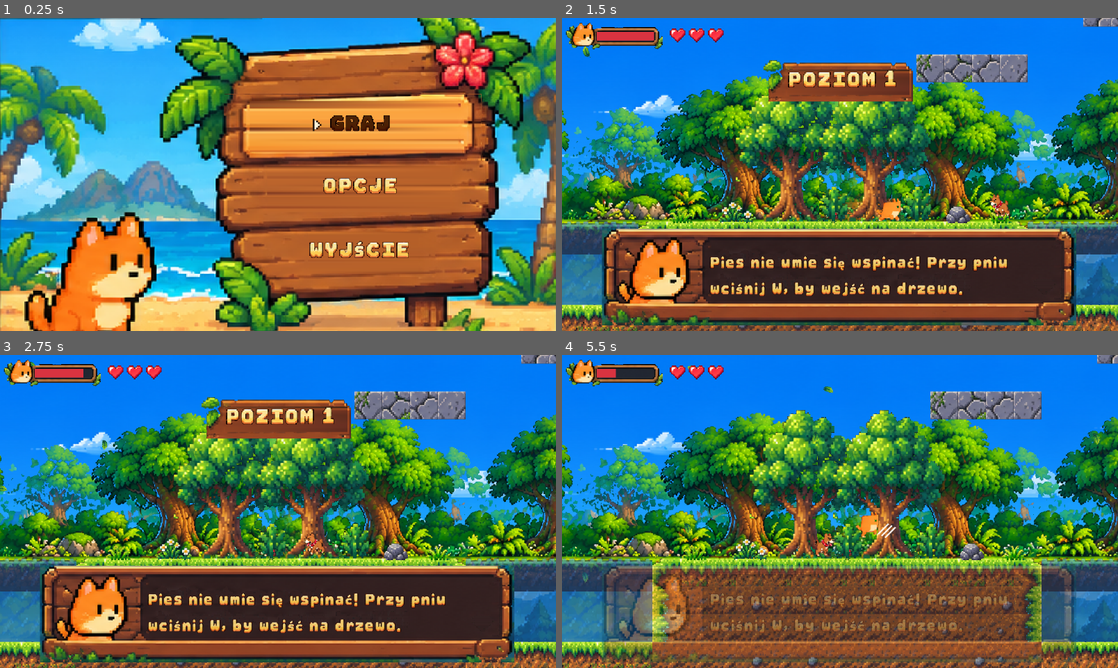
Above: before the commit, frames 1-4 (two rows, left to right).
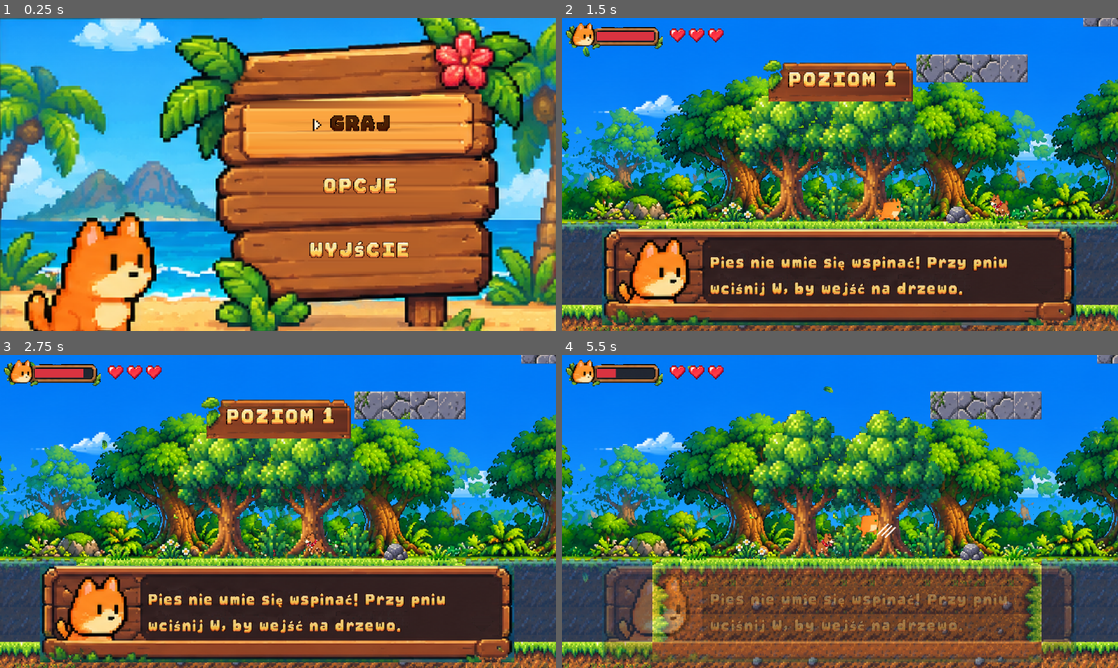
Above: after the commit, the same moments.

Repository: leksa-dev/cat-platformer
Game: Godot game, scene res://scenes/ui/main_menu.tscn
Two runs of this game, one before a commit and one after it. Both use one fixed random seed, a clock stepped at 60 frames per second and the inputs below.
Inputs:
- Up to frame 1 (0.25 s): no input
- Up to frame 2 (1.5 s): tap Enter (ui_accept) at 0.5 s; hold J (attack) 0.53-1.28 s; hold D (right) from 0.53 s (still down); tap Space (jump) at 0.77 s; tap Shift (dash) at 1.35 s
- Up to frame 3 (2.75 s): tap Space (jump) at 1.52 s; release D (right) at 2.03 s; hold A (left) from 2.03 s (still down); tap K (fart) at 2.1 s
- Up to frame 4 (5.5 s): release A (left) at 2.78 s; hold D (right) 2.78-4.28 s; tap X at 2.85 s; tap Space (jump) at 3.02, 3.77, 4.52 s; tap C at 3.6 s; hold A (left) 4.28-5.03 s; tap P at 4.35 s; hold D (right) from 5.03 s (still down); hold J (attack) from 5.03 s (still down)

The runs differ from the first frame. In frame 1, 1.6% of the frame differs, in the area x 40-87%, y 24-46%; in frame 2, 2.4%; in frame 3, 2.4%; in frame 4, 4.9%, in the area x 0-100%, y 71-92%.

Commit message:
Dark earth backdrop under ground level so pits don't show the parallax layers
Co-Authored-By: Claude Opus 5.5 <noreply@anthropic.com>
Claude-Session: https://claude.ai/code/session_011nTXPMpz8sabEPGxZfve52

Diff:
--- a/scenes/level/level.gd
+++ b/scenes/level/level.gd
@@ -5,6 +5,8 @@
 
 @export var background_scroll := 0.2  # background moves slower than the level -> depth
 @export var music := "forest"  # assets/game/audio/music_<name>.wav
+@export var backdrop: Texture2D  # dark earth tiled below backdrop_top, so pits don't show the sky/forest layers
+@export var backdrop_top := 236.0
 
 var _death_y := 0.0
 var _bg_time := 0.0
@@ -24,12 +26,27 @@
 	cam.limit_bottom = int(rect.end.y * tile.y)
 	_death_y = cam.limit_bottom + 32
 	_add_edge_walls(cam.limit_left, cam.limit_right)
+	if backdrop:
+		_add_backdrop(cam.limit_left, cam.limit_right, _death_y)
 	_bg_base_y = cam.limit_bottom - get_viewport().get_visible_rect().size.y / 2
 	for layer in $Background.get_children():
 		layer.set_meta("y0", layer.position.y)
 	cat.position = $Spawn.position if Game.checkpoint == Vector2.INF else Game.checkpoint
 	Game.play_music(music)
 	cam.reset_smoothing()  # otherwise the camera glides in from the map origin after every respawn
+
+
+func _add_backdrop(left: float, right: float, bottom: float) -> void:
+	var sprite := Sprite2D.new()
+	sprite.texture = backdrop
+	sprite.centered = false
+	sprite.scale = Vector2.ONE / 3  # 48 px tile texture drawn at 16
+	sprite.texture_repeat = CanvasItem.TEXTURE_REPEAT_ENABLED
+	sprite.region_enabled = true
+	sprite.region_rect = Rect2(0, 0, (right - left) * 3, (bottom - backdrop_top) * 3)
+	sprite.position = Vector2(left, backdrop_top)
+	add_child(sprite)
+	move_child(sprite, ground.get_index())  # behind the tiles, in front of the parallax layers
 
 
 # invisible walls at the map's left/right edges, so the cat can't walk or swim off the map
--- a/scenes/level/level_01.tscn
+++ b/scenes/level/level_01.tscn
@@ -1,5 +1,6 @@
 [gd_scene format=4]
 
+[ext_resource type="Texture2D" path="res://assets/game/backdrop_dirt.png" id="bd_tex"]
 [ext_resource type="PackedScene" path="res://scenes/objects/hint.tscn" id="h_hint"]
 [ext_resource type="Script" path="res://scenes/level/level.gd" id="1_level"]
 [ext_resource type="TileSet" path="res://scenes/level/tileset.tres" id="2_tiles"]
@@ -42,6 +43,7 @@
 
 [node name="Level01" type="Node2D"]
 script = ExtResource("1_level")
+backdrop = ExtResource("bd_tex")
 
 [node name="Background" type="CanvasLayer" parent="."]
 layer = -1
--- a/scenes/level/level_02.tscn
+++ b/scenes/level/level_02.tscn
@@ -1,5 +1,6 @@
 [gd_scene format=4]
 
+[ext_resource type="Texture2D" path="res://assets/game/backdrop_sand.png" id="bd_tex"]
 [ext_resource type="PackedScene" path="res://scenes/objects/hint.tscn" id="h_hint"]
 [ext_resource type="Script" path="res://scenes/level/level.gd" id="r0"]
 [ext_resource type="Texture2D" path="res://assets/game/lvl2/layer_1_sky.png" id="r1"]
@@ -58,6 +59,7 @@
 
 [node name="Level02" type="Node2D"]
 script = ExtResource("r0")
+backdrop = ExtResource("bd_tex")
 music = "beach"
 
 [node name="Background" type="CanvasLayer" parent="."]
Binary file added: assets/game/backdrop_dirt.png
Not shown, added: assets/game/backdrop_dirt.png.import
Binary file added: assets/game/backdrop_sand.png
Not shown, added: assets/game/backdrop_sand.png.import
Binary file changed: assets/game/ui/menu_plank_hi.png
Binary file changed: screenshots/level_01.png
Binary file changed: screenshots/level_01_grid.png
Binary file changed: screenshots/level_02.png
Binary file changed: screenshots/level_02_grid.png
